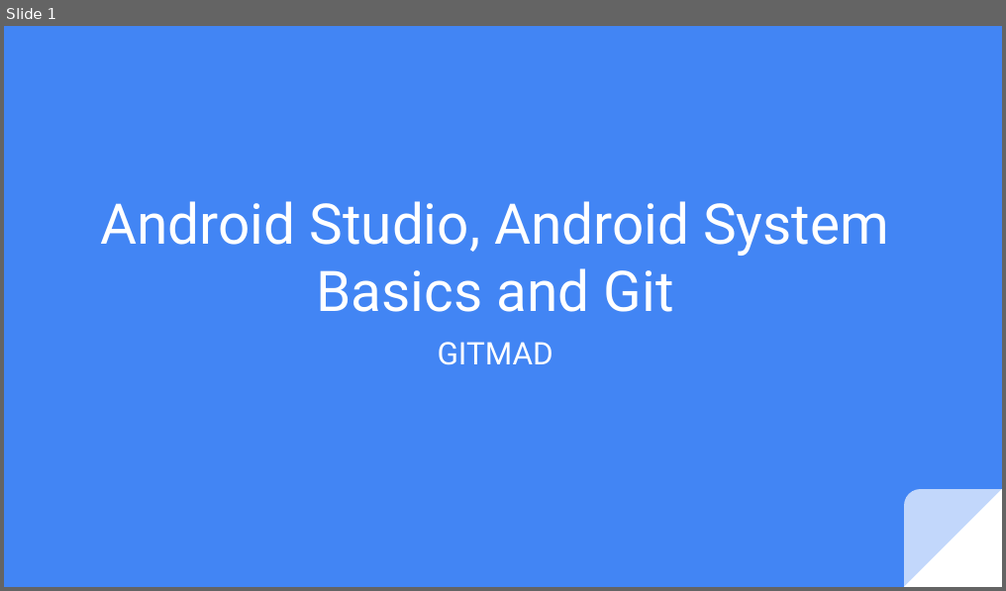
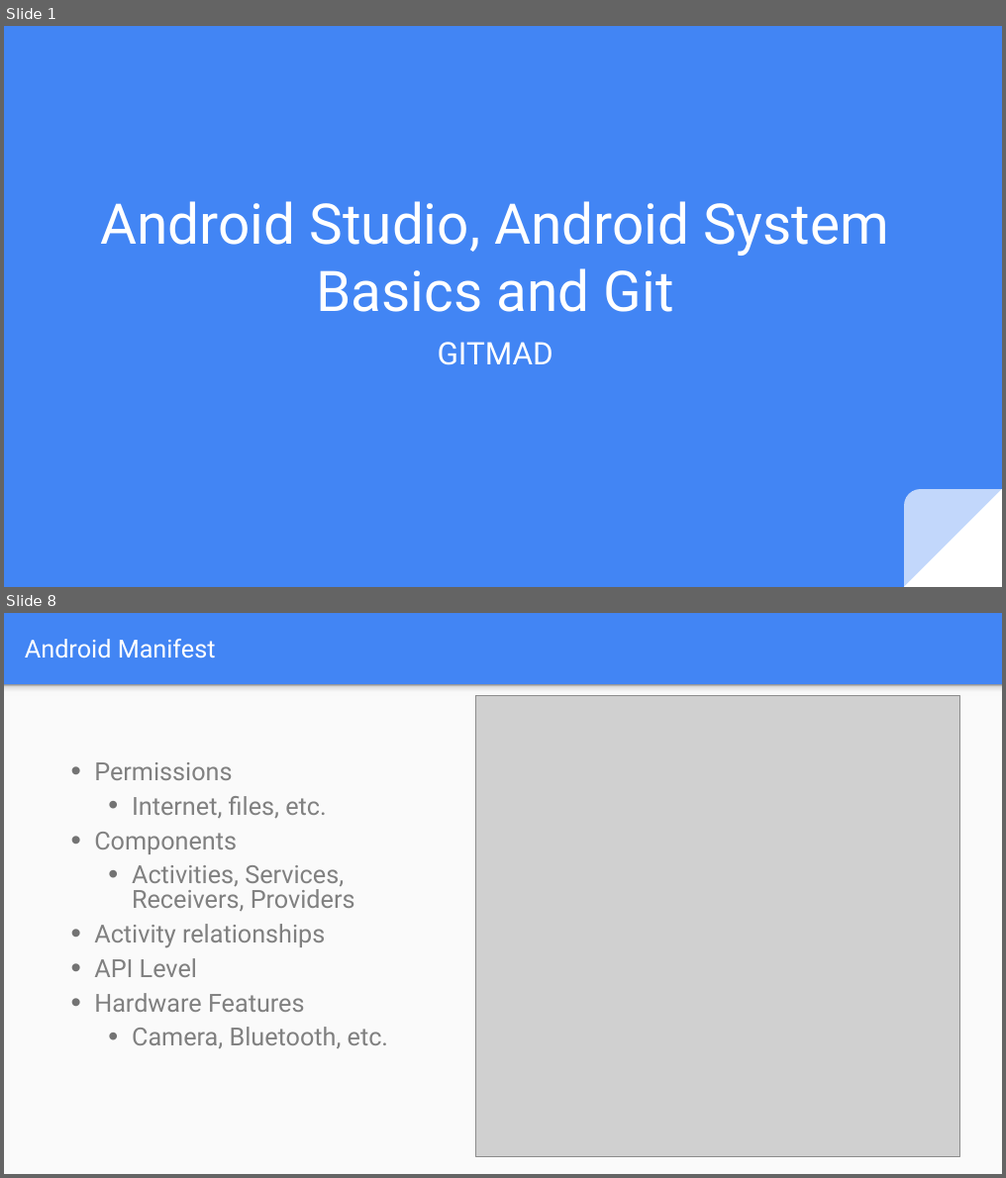
Before and after one commit to git-mad/website, a slide deck: guides/presentations/Basics.pptx. Shown one above the other, each under a label of ours: slide 1 before the commit, slides 1 and 8 after it; the slides between them are not shown. The pictures are 1006x591 and 1006x1178 pixels, drawn with LibreOffice and Linux fonts; fonts in the diff are those of the drawing; grey boxes stand for pictures. Boxes give left, top, right and bottom in pixels: in the first picture for what was removed or moved away, otherwise in the second. Text is boxed around its words. In the diff, an @@ line names an element or a change of style, - is before the commit and + after.

```diff
--- a/guides/presentations/Basics.pptx
+++ b/guides/presentations/Basics.pptx
@@ slide 8 added at [4,613,1002,1174], background #4285F4 @@
@@ title added at [25,639,216,659], 24 pt, text #FFFFFF @@
+Android Manifest
@@ rectangle added at [4,685,1002,1174], fill #FAFAFA @@
@@ rectangle added at [4,685,1002,697], fill gradient #F9F9F9 to #DEDEDE to #999999 @@
@@ picture added at [475,695,960,1157] @@
@@ text added at [94,762,388,1049], 24 pt, text #808080 @@
+• Permissions
+  • Internet, files, etc.
+• Components
+  • Activities, Services, Receivers, Providers
+• Activity relationships
+• API Level
+• Hardware Features
+  • Camera, Bluetooth, etc.
```
Also in this commit, not shown: 10 slides changed, 6 other slides added, 3 slides removed, 2 other files.
